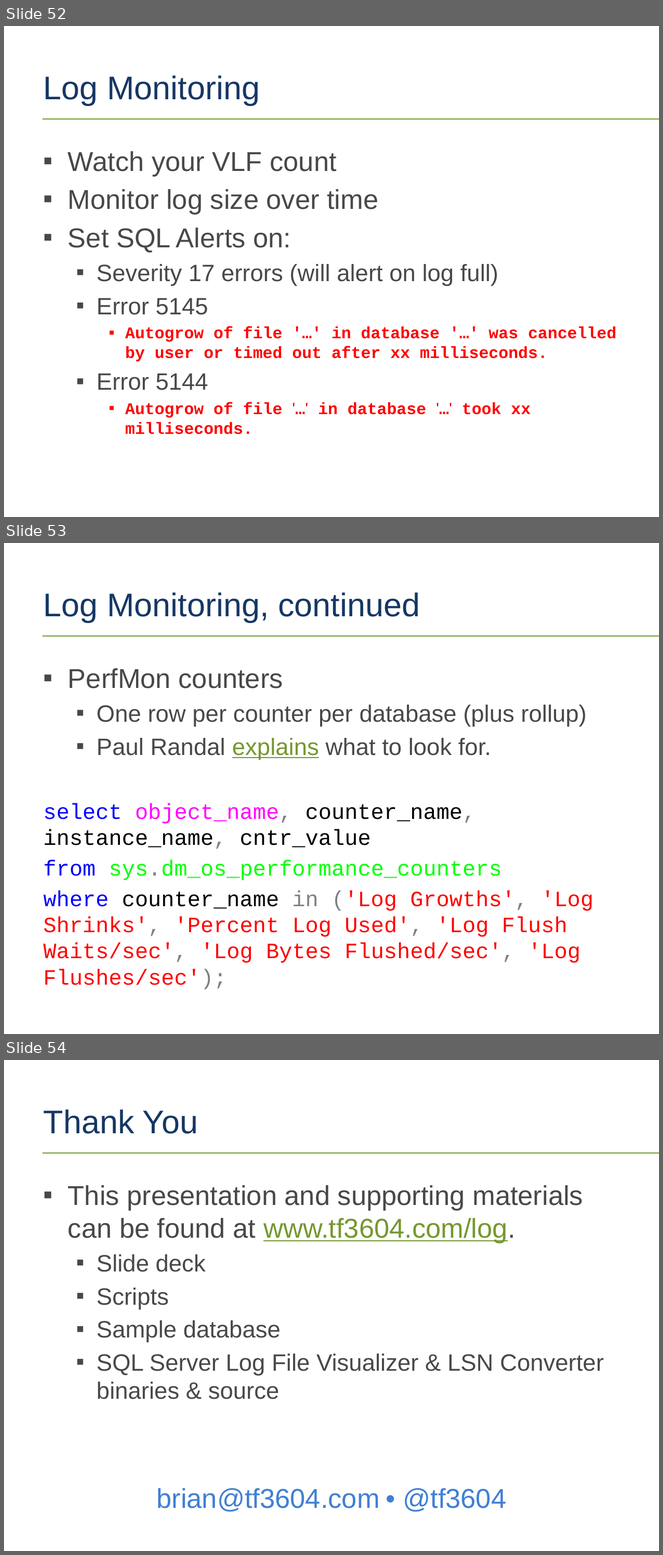
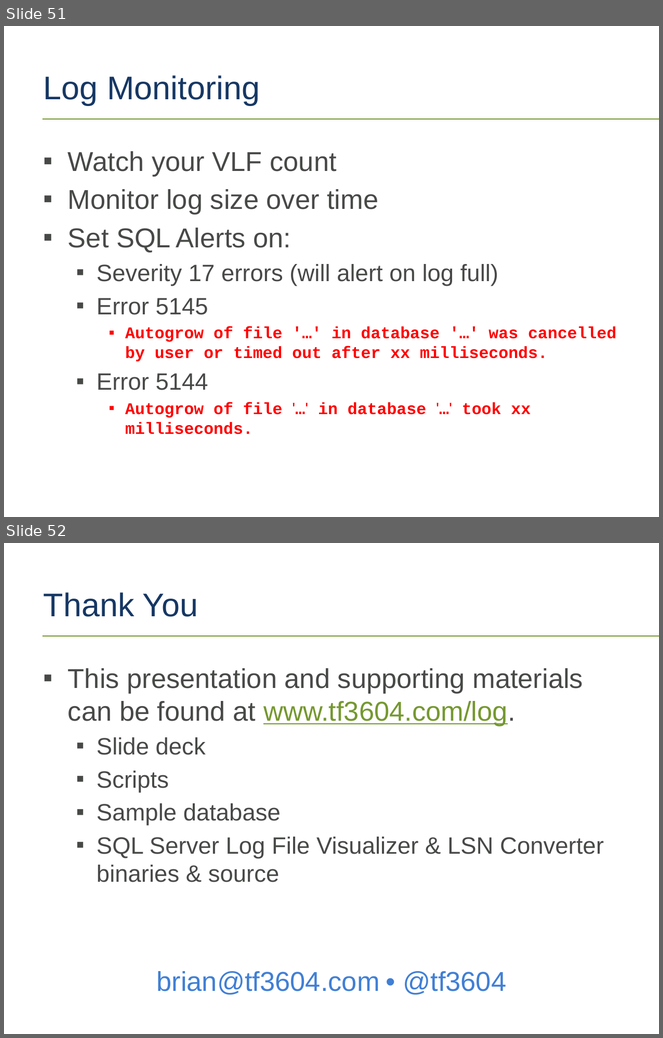
Before and after one commit to tf3604/LogFilePresentation, a slide deck: TransactionLog.pptx. Shown one above the other, each under a label of ours: slides 52, 53 and 54 before the commit, slides 51 and 52 after it. The pictures are 663x1555 and 663x1038 pixels, drawn with LibreOffice and Linux fonts; fonts in the diff are those of the drawing; background and template pictures are left out. Boxes give left, top, right and bottom in pixels: in the first picture for what was removed or moved away, otherwise in the second. Text is boxed around its words. In the diff, an @@ line names an element or a change of style, - is before the commit and + after.

```diff
--- a/TransactionLog.pptx
+++ b/TransactionLog.pptx
@@ slide 53 removed at (4,543,659,1034), background #FFFFFF; not listed: 1 template element that a slide beside it also shows @@
@@ title removed at (44,592,420,623) @@
-Log Monitoring, continued
@@ text removed at (44,668,594,990) @@
-▪ PerfMon counters
-  ▪ One row per counter per database (plus rollup)
-  ▪ Paul Randal explains what to look for.
-select object_name, counter_name, instance_name, cntr_value
-from sys.dm_os_performance_counters
-where counter_name in ('Log Growths', 'Log Shrinks', 'Percent Log Used', 'Log Flush Waits/sec', 'Log Bytes Flushed/sec', 'Log Flushes/sec');
@@ page number removed at (21,994,59,1020) @@
-53 |
@@ text removed at (59,993,285,1019) @@
-3/25/2017
@@ what was slide 52 is now slide 51 @@
@@ what was slide 54 is now slide 52 @@
```
Also in this commit, not shown: 3 slides changed, 1 other slide removed.
